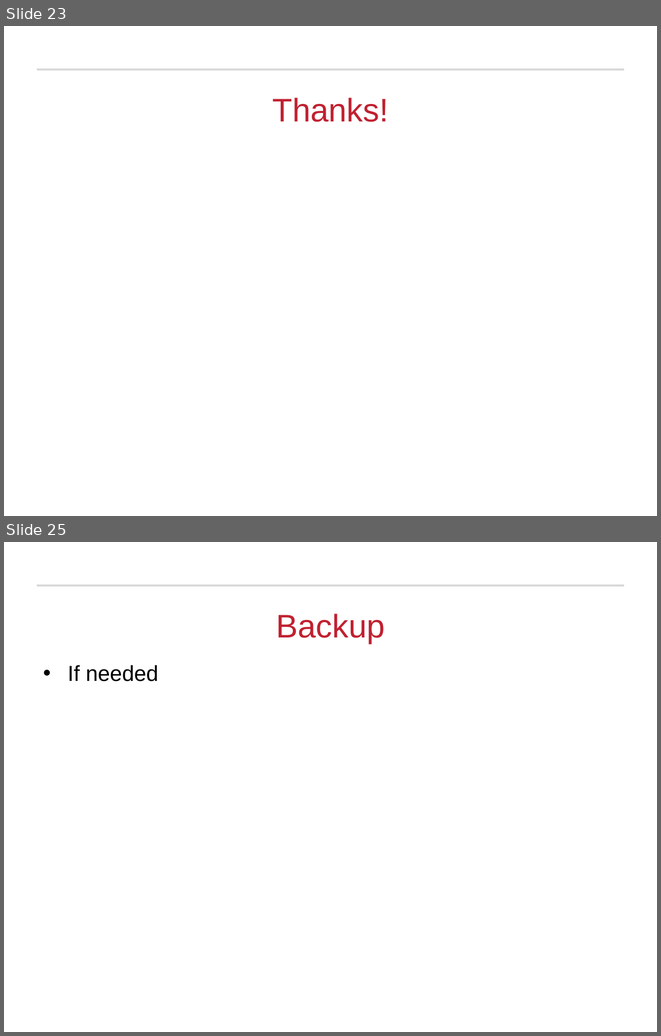
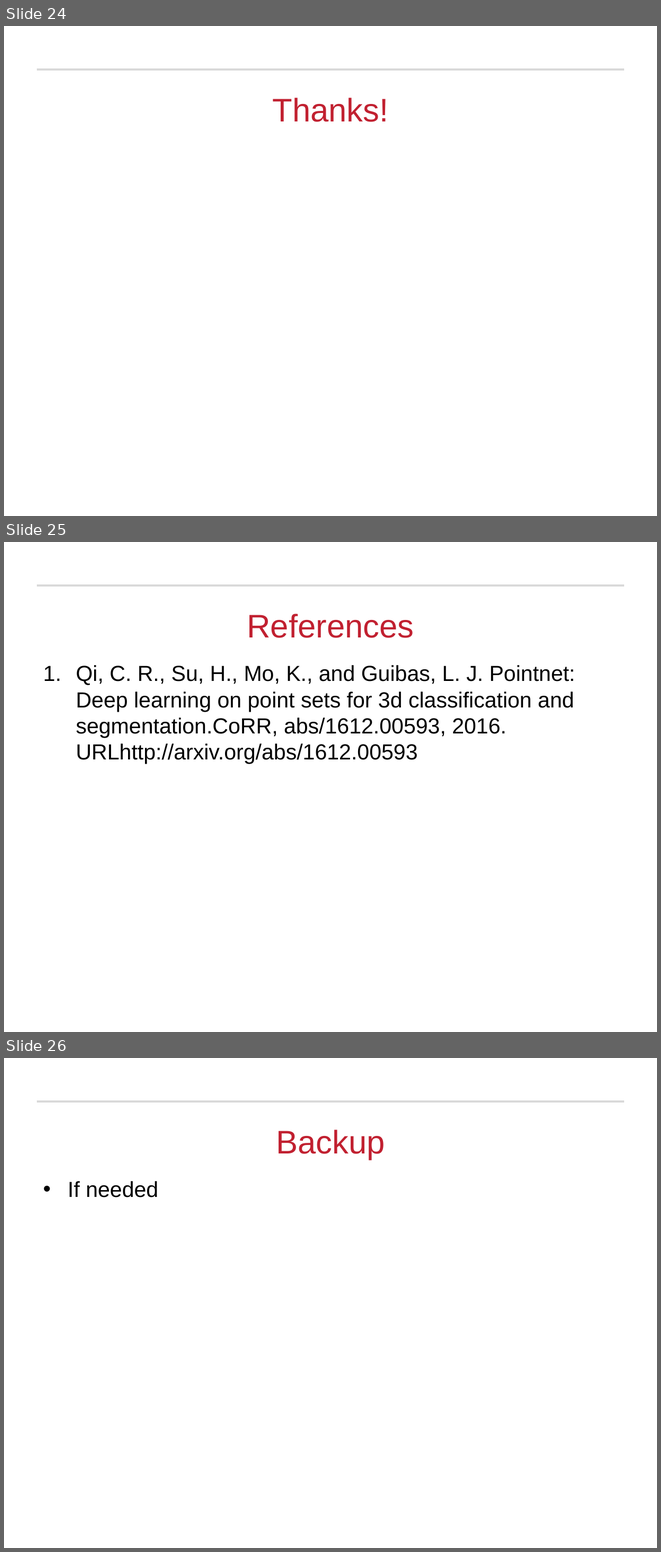
Before and after one commit to Michael-Hodges/PointNet, a slide deck: PowerPoints/EECE7398_Final_Project.pptx. Shown one above the other, each under a label of ours: slides 23 and 25 before the commit, slides 24, 25 and 26 after it; the slides between them are not shown. The pictures are 661x1036 and 661x1552 pixels, drawn with LibreOffice and Linux fonts; fonts in the diff are those of the drawing; background and template pictures are left out. Boxes give left, top, right and bottom in pixels: in the first picture for what was removed or moved away, otherwise in the second. Text is boxed around its words. In the diff, an @@ line names an element or a change of style, - is before the commit and + after.

```diff
--- a/PowerPoints/EECE7398_Final_Project.pptx
+++ b/PowerPoints/EECE7398_Final_Project.pptx
@@ slide 25 added at [4, 542, 657, 1032], background #FFFFFF; not listed: 1 template element that a slide beside it also shows @@
@@ title added at [247, 614, 414, 638], 36 pt, text #C12030 @@
+References
@@ text added at [76, 665, 575, 764], 24 pt, text #000000 @@
+1. Qi, C. R., Su, H., Mo, K., and Guibas, L. J. Pointnet: Deep learning on point sets for 3d classification and segmentation.CoRR, abs/1612.00593, 2016. URLhttp://arxiv.org/abs/1612.00593
@@ what was slide 23 is now slide 24 @@
@@ what was slide 25 is now slide 26 @@
```
Also in this commit, not shown: 6 slides changed, 1 other slide added, 1 slide removed, 1 other file.
